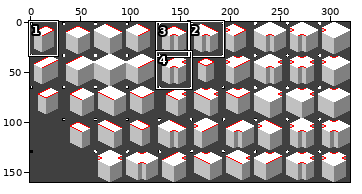
One commit to this pixel-art file: tilesets/templates/full_templates/f_transparent_template.aseprite. The first picture is a wide view before the edit; the outline marks the close-up.
Close-up. Before:
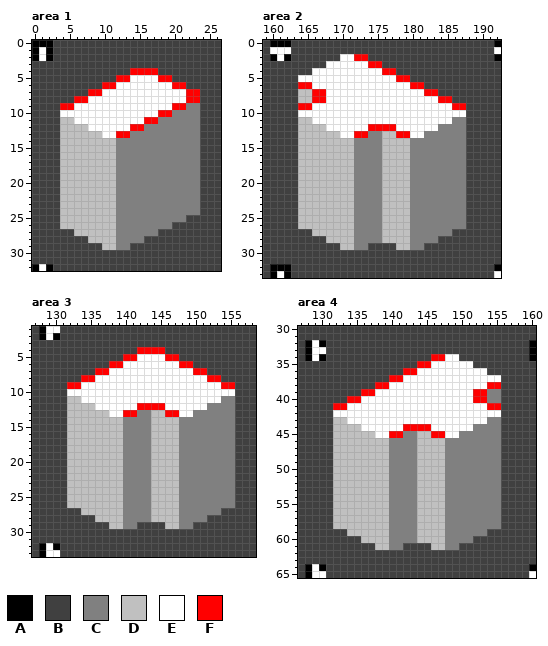
320x160 pixels, 1 frame. Shown: area 1: x 0..26, y 0..32; area 2: x 159..192, y 0..33; area 3: x 127..158, y 1..33; area 4: x 127..160, y 30..65. The commit also changed other parts of the picture, which this record leaves out.
Palette (. is transparent): A #000000  B #404040  C #808080  D #c0c0c0  E #ffffff  F #ff0000
Now the later version:
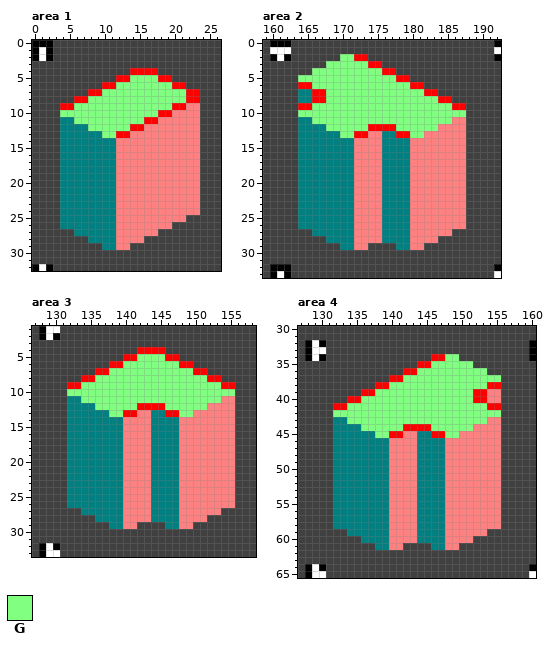
Colours new in this view: G #80ff80
Changes in this commit:
layer "Normals" added
Colour C changes from #808080 to #ff8080.
Colour D changes from #c0c0c0 to #008080.
Area 1, layer "Normals":
Colour E becomes colour G in row 5 at x 14 to 17; in row 6 at x 12 to 19; in row 7 at x 10 to 21; in row 8 at x 8 to 21; in row 9 at x 6 to 19; in row 10 at x 4 to 17.
Colour E becomes colour G in row 11 at x 6 to 15; in row 12 at x 8 to 13; in row 13 at x 10 to 11.
Area 2, layer "Normals":
Colour E becomes colour G in row 2 at x 170 to 171; in row 3 at x 168 to 173; in row 4 at x 166 to 175; in row 5 at x 164 to 177; in row 6 at x 166 to 179; in row 7 at x 168 to 181.
Colour E becomes colour G in row 8 at x 168 to 183; in row 9 at x 166 to 185; in row 10 at x 164 to 187; in row 11 at x 166 to 185; in row 12 at x 168 to 173 and 178 to 183; in row 13 at x 170 to 171 and 180 to 181.
Area 3, layer "Normals":
Colour E becomes colour G in row 5 at x 142 to 145; in row 6 at x 140 to 147; in row 7 at x 138 to 149; in row 8 at x 136 to 151; in row 9 at x 134 to 153; in row 10 at x 132 to 155.
Colour E becomes colour G in row 11 at x 134 to 153; in row 12 at x 136 to 141 and 146 to 151; in row 13 at x 138 to 139 and 148 to 149.
Area 4, layer "Normals":
Colour E becomes colour G in row 34 at x 148 to 149; in row 35 at x 146 to 151; in row 36 at x 144 to 153; in row 37 at x 142 to 155; in row 38 at x 140 to 153; in row 39 at x 138 to 151.
Colour E becomes colour G in row 40 at x 136 to 151; in row 41 at x 134 to 153; in row 42 at x 132 to 155; in row 43 at x 134 to 153; in row 44 at x 136 to 141 and 146 to 151; in row 45 at x 138 to 139 and 148 to 149.
Pixel boxes of the changes (left, top, right, bottom) in both close-ups:
changed: (60, 75, 200, 250)
changed: (298, 54, 466, 250)
changed: (67, 354, 235, 529)
changed: (333, 354, 501, 550)
